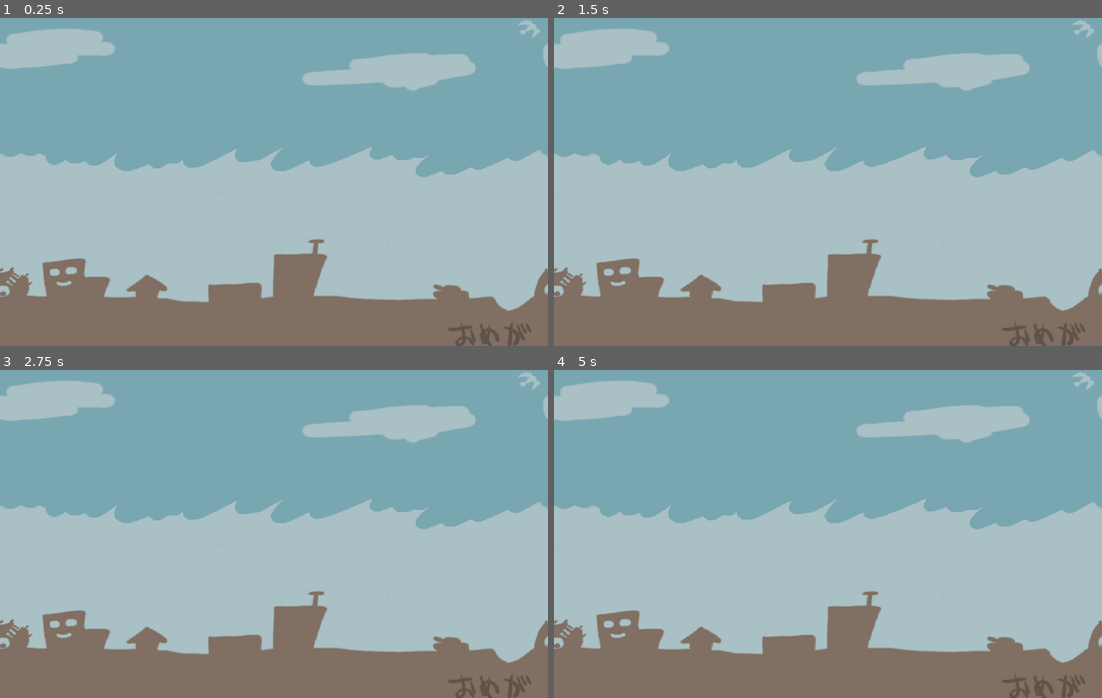
Above: before the commit, frames 1-4 (two rows, left to right).
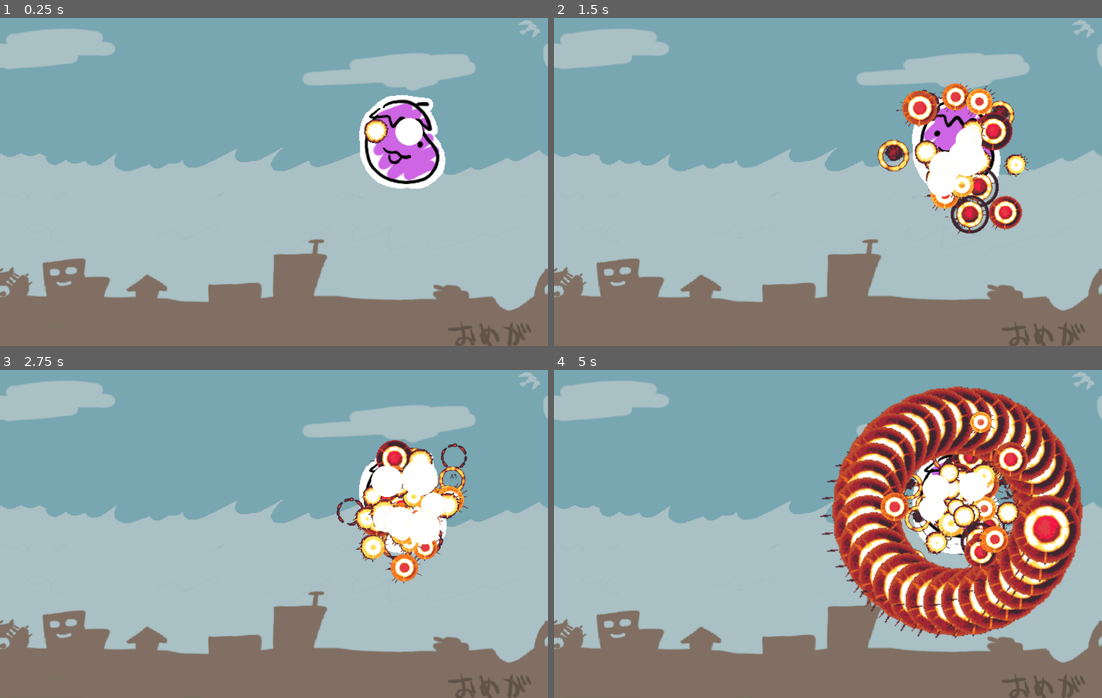
Above: after the commit, the same moments.

Repository: syun77/gd_bosseffect
Game: Godot game, scene res://Main.tscn
The game is run twice, just before and just after one commit, with the same random seed, the same clock (stepped at 60 frames per second) and the same inputs.
Inputs (mouse positions are in pixels of both pictures, inside the frame that each line leads up to):
- Up to frame 1 (0.25 s): no input
- Up to frame 2 (1.5 s): move the mouse to (948, 165) at 0.52 s; click (948, 165) at 0.6 s; move the mouse to (718, 198) at 1.27 s; click (718, 198) at 1.35 s
- Up to frame 3 (2.75 s): move the mouse to (328, 461) at 2.02 s; click (328, 461) at 2.1 s
- Up to frame 4 (5 s): move the mouse to (800, 599) at 2.77 s; click (800, 599) at 2.85 s; move the mouse to (992, 583) at 3.52 s; click (992, 583) at 3.6 s; move the mouse to (663, 484) at 4.27 s; click (663, 484) at 4.35 s

The runs differ from the first frame. In frame 1, 3.7% of the frame differs, in the area x 65-82%, y 23-53%; in frame 2, 7.3%; in frame 3, 5.8%; in frame 4, 27%, in the area x 48-97%, y 5-82%.

Commit message:
基本の爆発を実装

Diff:
--- /dev/null
+++ b/gd_bosseffect/Main.gd
@@ -0,0 +1,28 @@
+extends Node2D
+
+const ENEMY_OBJ = preload("res://src/Enemy.tscn")
+
+@onready var _enemy_layer = $EnemyLayer
+@onready var _particle_layer = $ParticleLayer
+
+## 開始.
+func _ready() -> void:
+	var layers = {
+		"enemy": _enemy_layer,
+		"particle": _particle_layer,
+	}
+
+	Common.setup(layers)
+
+	add_enemy()
+
+## 更新.
+func _process(delta: float) -> void:
+	if Input.is_action_just_pressed("ui_click"):
+		add_enemy()
+
+## 敵を追加.
+func add_enemy() -> void:
+	var e = ENEMY_OBJ.instantiate()
+	e.position = Vector2(800, 240)
+	_enemy_layer.add_child(e)
--- a/gd_bosseffect/Main.tscn
+++ b/gd_bosseffect/Main.tscn
@@ -1,7 +1,8 @@
-[gd_scene load_steps=4 format=3 uid="uid://dl7xrbovpjk6n"]
+[gd_scene load_steps=5 format=3 uid="uid://dl7xrbovpjk6n"]
 
 [ext_resource type="Shader" path="res://assets/shader/bg.gdshader" id="1_01kgf"]
 [ext_resource type="Texture2D" uid="uid://beunn8tnltnpp" path="res://assets/images/bg.png" id="1_4d2xf"]
+[ext_resource type="Script" path="res://Main.gd" id="1_n2hpg"]
 
 [sub_resource type="ShaderMaterial" id="ShaderMaterial_cltio"]
 shader = ExtResource("1_01kgf")
@@ -13,6 +14,7 @@
 shader_parameter/color2 = Color(1, 1, 0, 1)
 
 [node name="Main" type="Node2D"]
+script = ExtResource("1_n2hpg")
 
 [node name="Bg" type="Sprite2D" parent="."]
 material = SubResource("ShaderMaterial_cltio")
@@ -20,3 +22,7 @@
 texture = ExtResource("1_4d2xf")
 centered = false
 metadata/_edit_lock_ = true
+
+[node name="EnemyLayer" type="CanvasLayer" parent="."]
+
+[node name="ParticleLayer" type="CanvasLayer" parent="."]
--- a/gd_bosseffect/project.godot
+++ b/gd_bosseffect/project.godot
@@ -15,6 +15,18 @@
 config/features=PackedStringArray("4.0", "Forward Plus")
 config/icon="res://icon.svg"
 
+[autoload]
+
+Common="*res://src/Common.gd"
+
 [display]
 
 window/size/viewport_width=1080
+
+[input]
+
+ui_click={
+"deadzone": 0.5,
+"events": [Object(InputEventMouseButton,"resource_local_to_scene":false,"resource_name":"","device":-1,"window_id":0,"alt_pressed":false,"shift_pressed":false,"ctrl_pressed":false,"meta_pressed":false,"button_mask":1,"position":Vector2(556, 34),"global_position":Vector2(564, 116),"factor":1.0,"button_index":1,"pressed":true,"double_click":false,"script":null)
+]
+}
--- /dev/null
+++ b/gd_bosseffect/src/Common.gd
@@ -0,0 +1,10 @@
+extends Node
+
+var _layers = {}
+
+## セットアップ.
+func setup(layer) -> void:
+	_layers = layer
+
+func get_layer(name:String) -> CanvasLayer:
+	return _layers[name]
--- /dev/null
+++ b/gd_bosseffect/src/Enemy.gd
@@ -0,0 +1,47 @@
+extends Node2D
+
+var PARTICLE_EXPLOSION = preload("res://src/particle/ParticleExplosion.tscn")
+
+@onready var _spr = $Sprite
+
+var _cnt = 0
+var _timer = 0.0
+var _max_timer = 3.0
+
+func destroy() -> void:
+	for i in range(32):
+		var rot = 360 * i / 32.0
+		_add_particle(rot, 500, 2.0)
+
+func _add_child(obj) -> void:
+	var layer = Common.get_layer("particle")
+	layer.add_child(obj)
+
+func _add_particle(deg:float, spd:float, sc:float, ofs:Vector2=Vector2()) -> void:
+	var p = PARTICLE_EXPLOSION.instantiate()
+	p.position = position + ofs
+	p.setup(deg, spd, 1.0, sc)
+	_add_child(p)
+
+func _physics_process(delta: float) -> void:
+	_cnt += 1
+	_timer += delta
+
+	# ゆっくり落下.
+	position.y += 10 * delta
+
+	# 揺らす.
+	_spr.offset.x = randf_range(-8, 8)
+
+	if _cnt > 10:
+		var deg = randf_range(0, 360)
+		var spd = randf_range(100, 300)
+		var sc = randf_range(0.8, 1.2)
+		var ofs = Vector2(randf_range(-64, 64), randf_range(-64, 64))
+		_add_particle(deg, spd, sc, ofs)
+		_cnt -= 10
+	_cnt += randi_range(0, 2)
+
+	if _timer >= _max_timer:
+		destroy()
+		queue_free()
--- /dev/null
+++ b/gd_bosseffect/src/Enemy.tscn
@@ -0,0 +1,12 @@
+[gd_scene load_steps=3 format=3 uid="uid://25ulo4vqi273"]
+
+[ext_resource type="Texture2D" uid="uid://c2uj0mj70aytr" path="res://assets/images/enemy.png" id="1_cque3"]
+[ext_resource type="Script" path="res://src/Enemy.gd" id="1_dkuqr"]
+
+[node name="Enemy" type="Node2D"]
+script = ExtResource("1_dkuqr")
+
+[node name="Sprite" type="Sprite2D" parent="."]
+scale = Vector2(0.75, 0.75)
+texture = ExtResource("1_cque3")
+hframes = 8
--- /dev/null
+++ b/gd_bosseffect/src/particle/Particle.gd
@@ -0,0 +1,66 @@
+extends Sprite2D
+
+# ============================================
+# パーティクル基底クラス.
+# ============================================
+class_name Particle
+
+var _cnt = 0 # move呼び出し回数.
+var _deg = 0.0 # 移動方向.
+var _speed = 0.0 # 移動速度.
+var _decay = 0.97 # 減衰率.
+var _life = 1.0 # 生存時間.
+var _timer = 0.0 # 経過時間.
+var _is_auto_destroy = true
+
+## セットアップ.
+func setup(deg:float, speed:float, life:float, sc:float=1.0, decay:float=0.97):
+	_deg = deg
+	_speed = speed
+	_life = life
+	scale = Vector2(sc, sc)
+	_decay = decay
+
+## 移動量を取得する.
+func get_velocity() -> Vector2:
+	var rad = deg_to_rad(_deg)
+	var v = Vector2(
+		_speed * cos(rad),
+		_speed * -sin(rad)
+	)
+	return v
+
+## 移動する.
+func move(delta:float) -> void:
+	_cnt += 1
+	_speed *= _decay
+	var v = get_velocity()
+	position += v * delta
+
+	_timer += delta
+
+	if _is_auto_destroy and is_end():
+		# 自動で消滅.
+		queue_free()
+
+## 経過時間を 0.0 〜 1.0 で取得する.
+func get_time_rate() -> float:
+	var rate = _timer / _life
+	if rate > 1:
+		return 1
+	return rate
+
+## 終了したかどうか.
+func is_end() -> bool:
+	return _timer >= _life
+
+## 開始.
+func _ready() -> void:
+	pass
+
+## 更新.
+func _physics_process(delta: float) -> void:
+	move(delta)
+
+	if is_end():
+		queue_free()
--- /dev/null
+++ b/gd_bosseffect/src/particle/Particle.tscn
@@ -0,0 +1,6 @@
+[gd_scene load_steps=2 format=3 uid="uid://dqqs8n4pvitwm"]
+
+[ext_resource type="Script" path="res://src/particle/Particle.gd" id="1_v8647"]
+
+[node name="Particle" type="Sprite2D"]
+script = ExtResource("1_v8647")
--- /dev/null
+++ b/gd_bosseffect/src/particle/ParticleExplosion.gd
@@ -0,0 +1,9 @@
+extends Particle
+
+# パターンアニメ数.
+const MAX_ANIM = 38
+
+func _physics_process(delta: float) -> void:
+	move(delta)
+	var rate = get_time_rate()
+	frame = int(MAX_ANIM * rate)
--- /dev/null
+++ b/gd_bosseffect/src/particle/ParticleExplosion.tscn
@@ -0,0 +1,10 @@
+[gd_scene load_steps=3 format=3 uid="uid://cslnjo0l6bv8r"]
+
+[ext_resource type="Texture2D" uid="uid://b5mmrxi1fthgs" path="res://assets/images/explosion.png" id="1_hwxfe"]
+[ext_resource type="Script" path="res://src/particle/ParticleExplosion.gd" id="2_hqpyh"]
+
+[node name="ParticleExplosion" type="Sprite2D"]
+texture = ExtResource("1_hwxfe")
+hframes = 8
+vframes = 8
+script = ExtResource("2_hqpyh")
Binary file added: gd_bosseffect/assets/images/enemy.png
Not shown, added: gd_bosseffect/assets/images/enemy.png.import
Binary file added: gd_bosseffect/assets/images/explosion.png
Not shown, added: gd_bosseffect/assets/images/explosion.png.import
